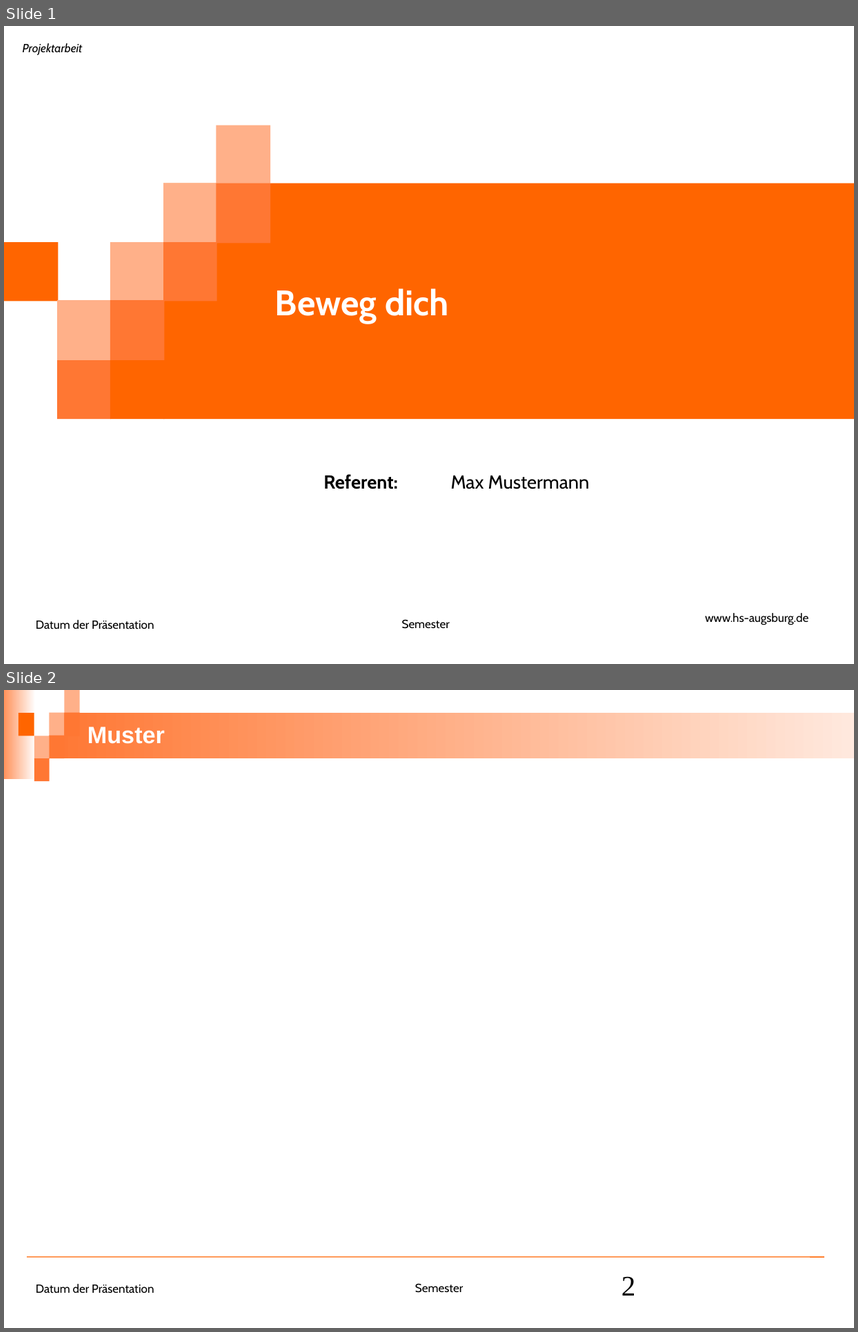
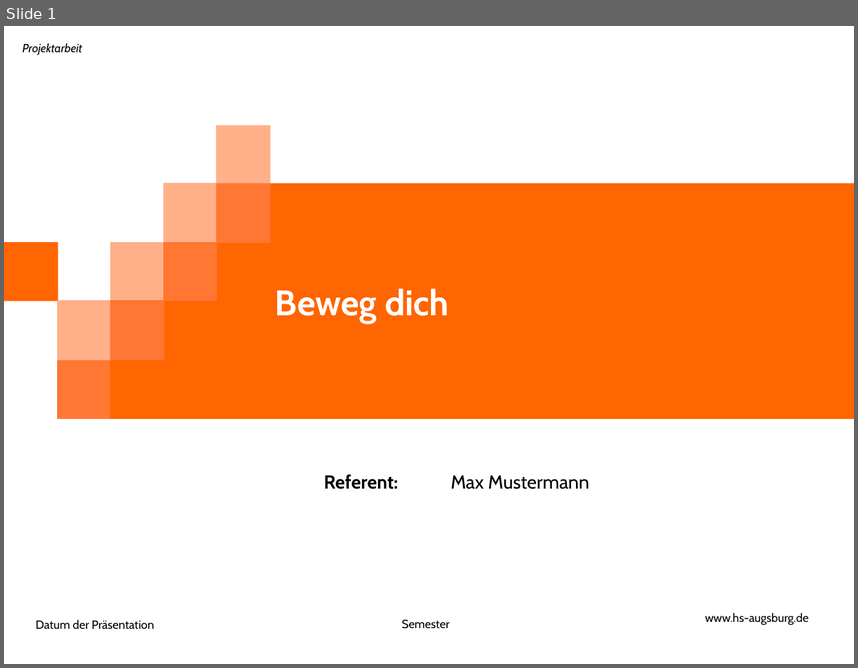
Before and after one commit to felixk101/bewegdich-public, a slide deck: docs/Präsentation.ppt. Shown one above the other, each under a label of ours: slides 1 and 2 before the commit, slide 1 after it. The pictures are 858x1332 and 858x668 pixels, drawn with LibreOffice and Linux fonts; fonts in the diff are those of the drawing; background and template pictures are left out. Boxes give left, top, right and bottom in pixels: in the first picture for what was removed or moved away, otherwise in the second. Text is boxed around its words. In the diff, an @@ line names an element or a change of style, - is before the commit and + after.

```diff
--- a/docs/Präsentation.ppt
+++ b/docs/Präsentation.ppt
@@ slide 2 removed at [4,690,854,1328], background #FFFFFF; not listed: 1 template element that a slide beside it also shows @@
@@ rectangle removed at [4,690,36,779] @@
@@ rectangle removed at [64,690,80,713] @@
@@ rectangle removed at [18,713,34,736] @@
@@ rectangle removed at [49,713,854,759] @@
@@ rectangle removed at [49,713,64,737] @@
@@ rectangle removed at [64,713,80,737] @@
@@ title removed at [87,727,165,744] @@
-Muster
@@ rectangle removed at [34,736,50,759] @@
@@ rectangle removed at [49,735,64,758] @@
@@ rectangle removed at [34,759,50,782] @@
@@ line removed from (27, 1256) to (824, 1256) @@
@@ text removed at [415,1283,463,1292] @@
-Semester
@@ page number removed at [622,1276,636,1295] @@
-2
```
Also in this commit, not shown: 1 slide added.
